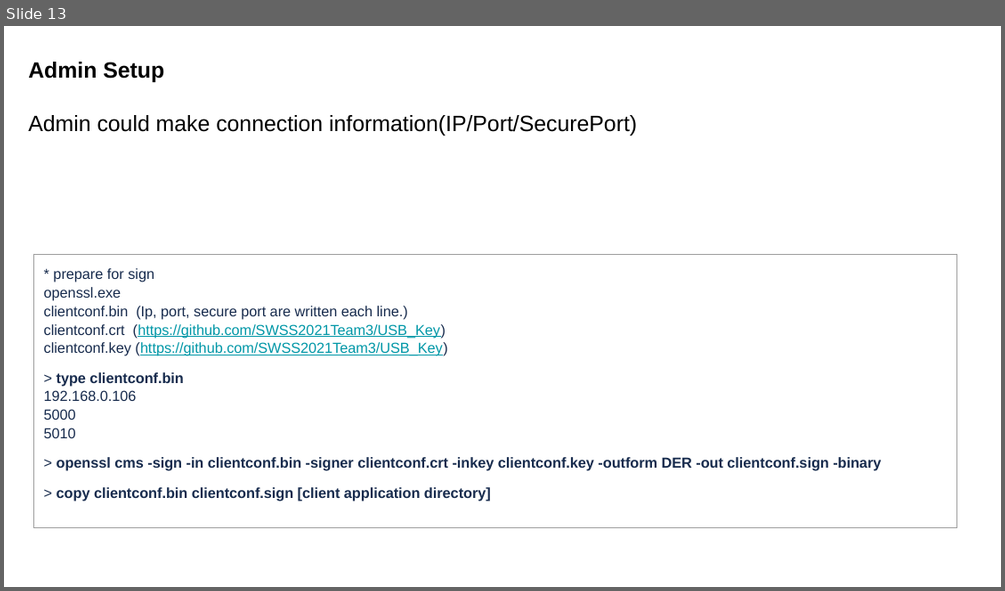
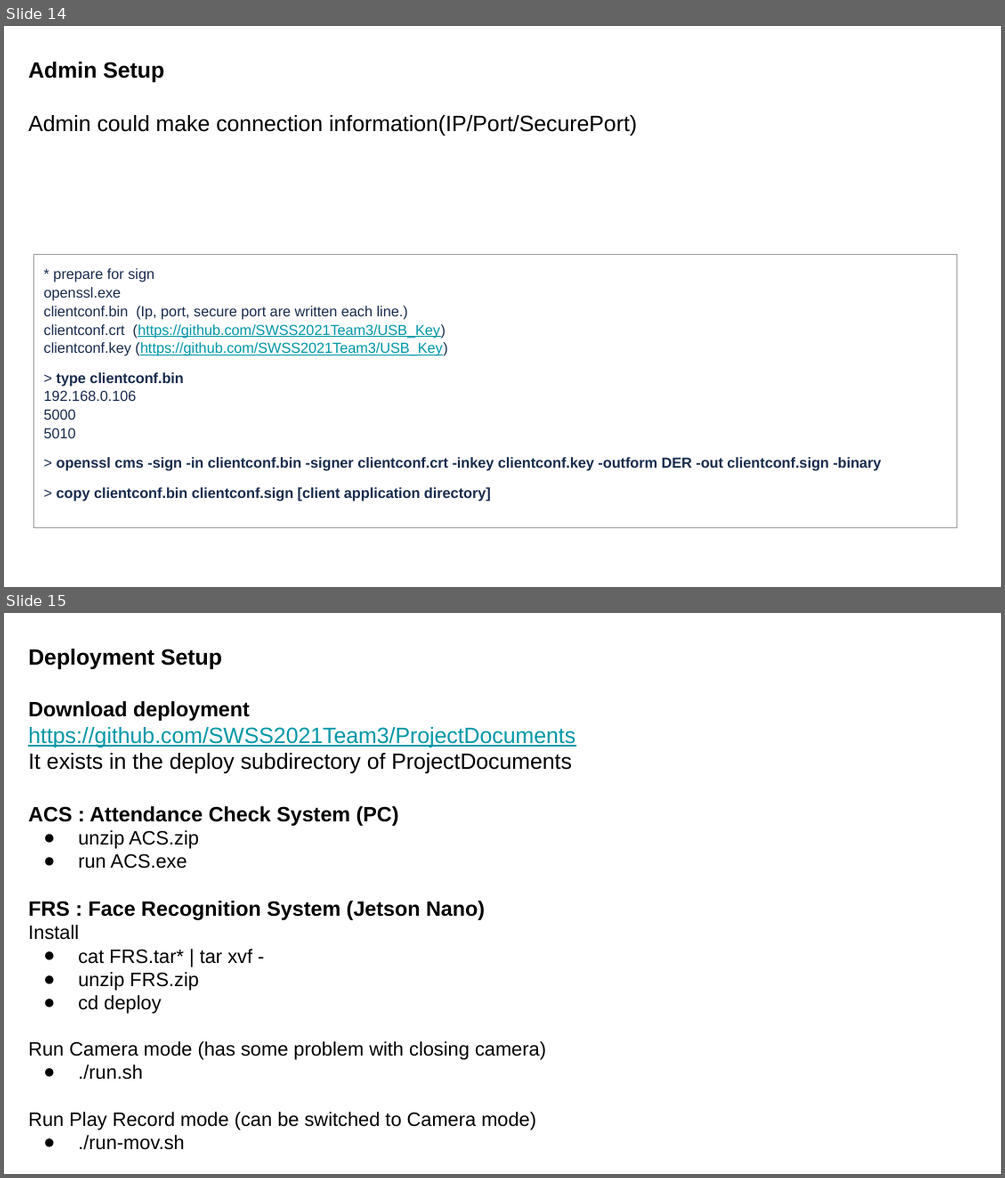
Before and after one commit to SWSS2021Team3/ProjectDocuments, a slide deck: AACS_Setup_Manual.pptx. Shown one above the other, each under a label of ours: slide 13 before the commit, slides 14 and 15 after it. The pictures are 1005x591 and 1005x1178 pixels, drawn with LibreOffice and Linux fonts; fonts in the diff are those of the drawing. Boxes give left, top, right and bottom in pixels: in the first picture for what was removed or moved away, otherwise in the second. Text is boxed around its words. In the diff, an @@ line names an element or a change of style, - is before the commit and + after.

Commit message:
project documents

```diff
--- a/AACS_Setup_Manual.pptx
+++ b/AACS_Setup_Manual.pptx
@@ slide 15 added at (4, 613, 1001, 1174), background #FFFFFF @@
@@ text added at (28, 649, 575, 1150), 14 pt, text #000000 @@
+Deployment Setup
+Download deployment
+https://github.com/SWSS2021Team3/ProjectDocuments
+It exists in the deploy subdirectory of ProjectDocuments
+ACS : Attendance Check System (PC)
+● unzip ACS.zip
+● run ACS.exe
+FRS : Face Recognition System (Jetson Nano)
+Install
+● cat FRS.tar* | tar xvf -
+● unzip FRS.zip
+● cd deploy
+Run Camera mode (has some problem with closing camera)
+● ./run.sh
+Run Play Record mode (can be switched to Camera mode)
+● ./run-mov.sh
@@ what was slide 13 is now slide 14 @@
```
Also in this commit, not shown: 2 slides changed, 1 other slide added, 13 other files.
